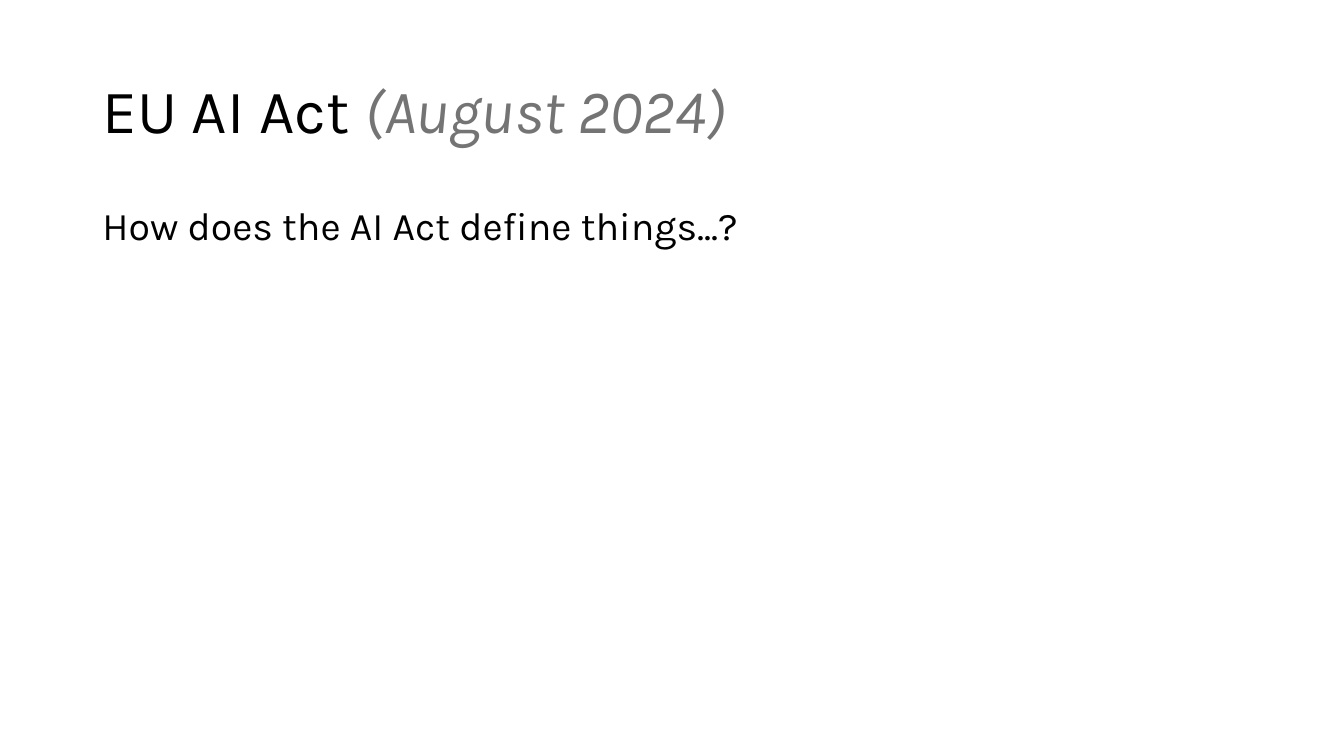
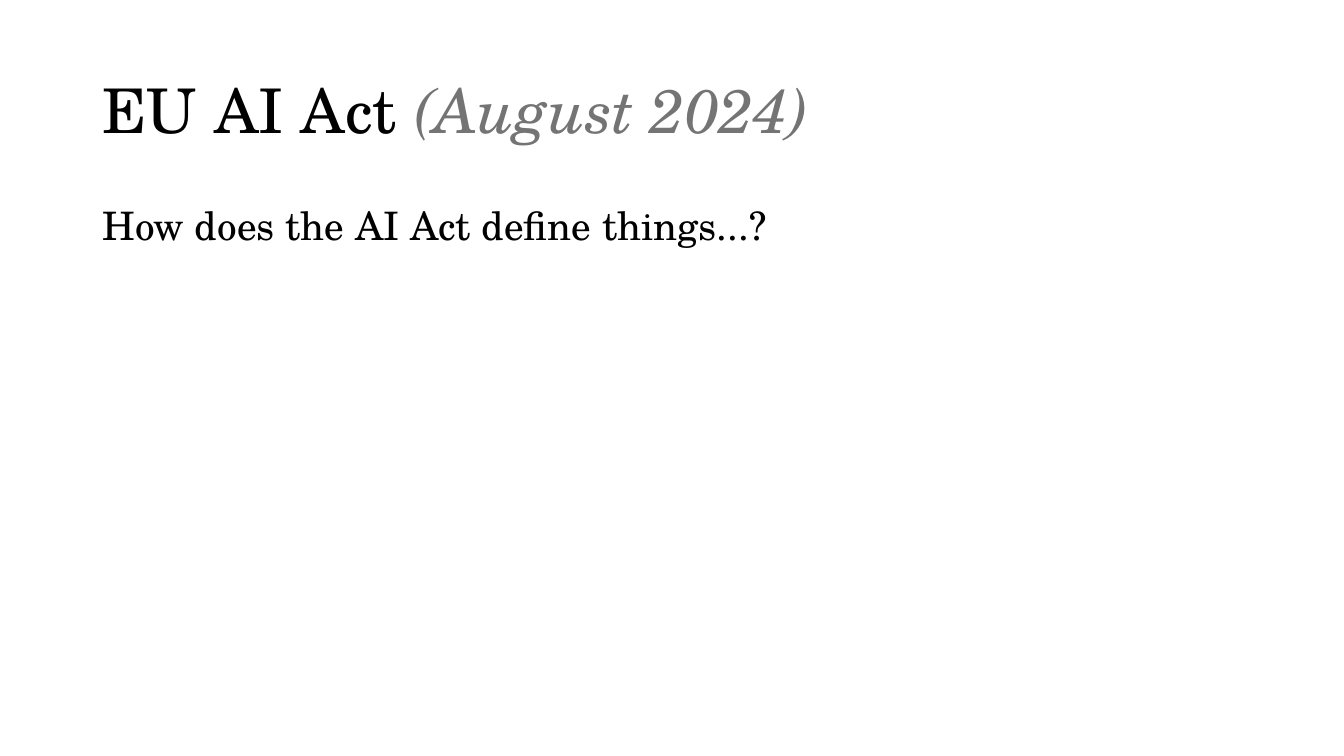
Before and after one commit to acceleratescience/large-language-models, a slide deck: slide 10 of slides/flsg/1-intro-flsg.pptx (slide 9 before the commit). Drawn at 1344x756 pixels with LibreOffice and Linux fonts; fonts in the diff are those of the drawing; background and template pictures are left out. Boxes give left, top, right and bottom in pixels: in the first picture for what was removed or moved away, otherwise in the second. Text is boxed around its words. In the diff, an @@ line names an element or a change of style, - is before the commit and + after.

```diff
--- a/slides/flsg/1-intro-flsg.pptx
+++ b/slides/flsg/1-intro-flsg.pptx
@@ title "EU AI Act (August 2024)" at <box>102,87,809,146</box>: font Karla to TeX Gyre Schola @@
@@ text "How does the AI Act ..." at <box>102,211,766,248</box>: font Karla to TeX Gyre Schola @@
```
Also in this commit, not shown: 17 other slides changed, 1 slide added, 1 other file.
